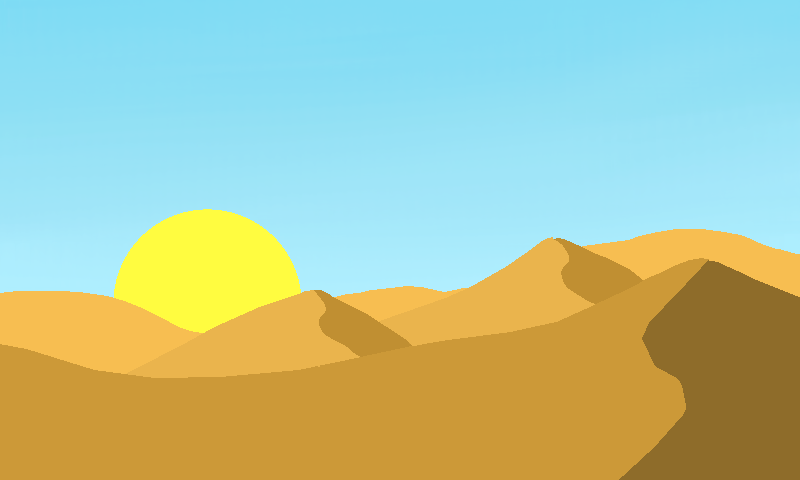
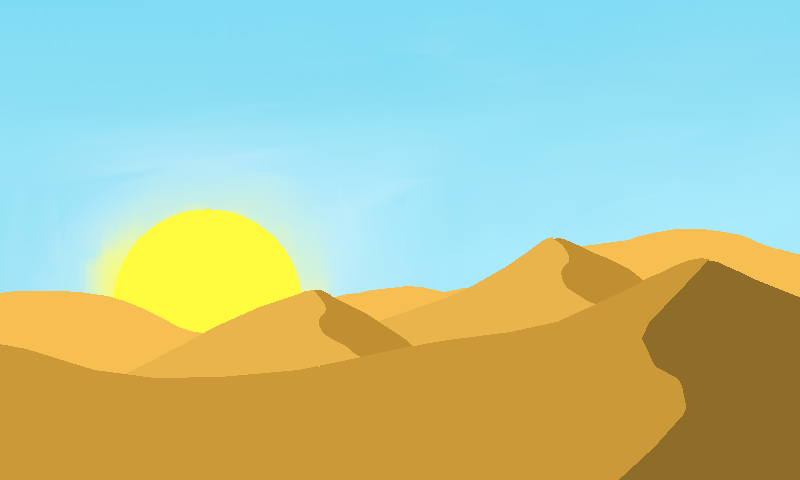
Comparing the layer stacks of the two 800 x 480 images. Changes:
painted on "Sky" over [0, 8, 800, 298]
